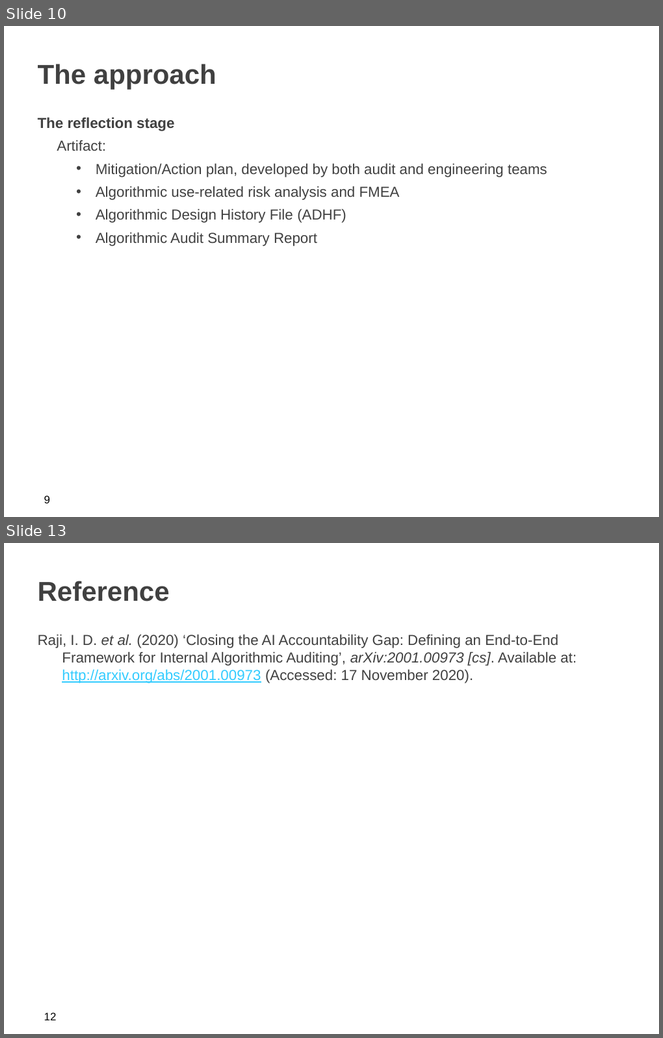
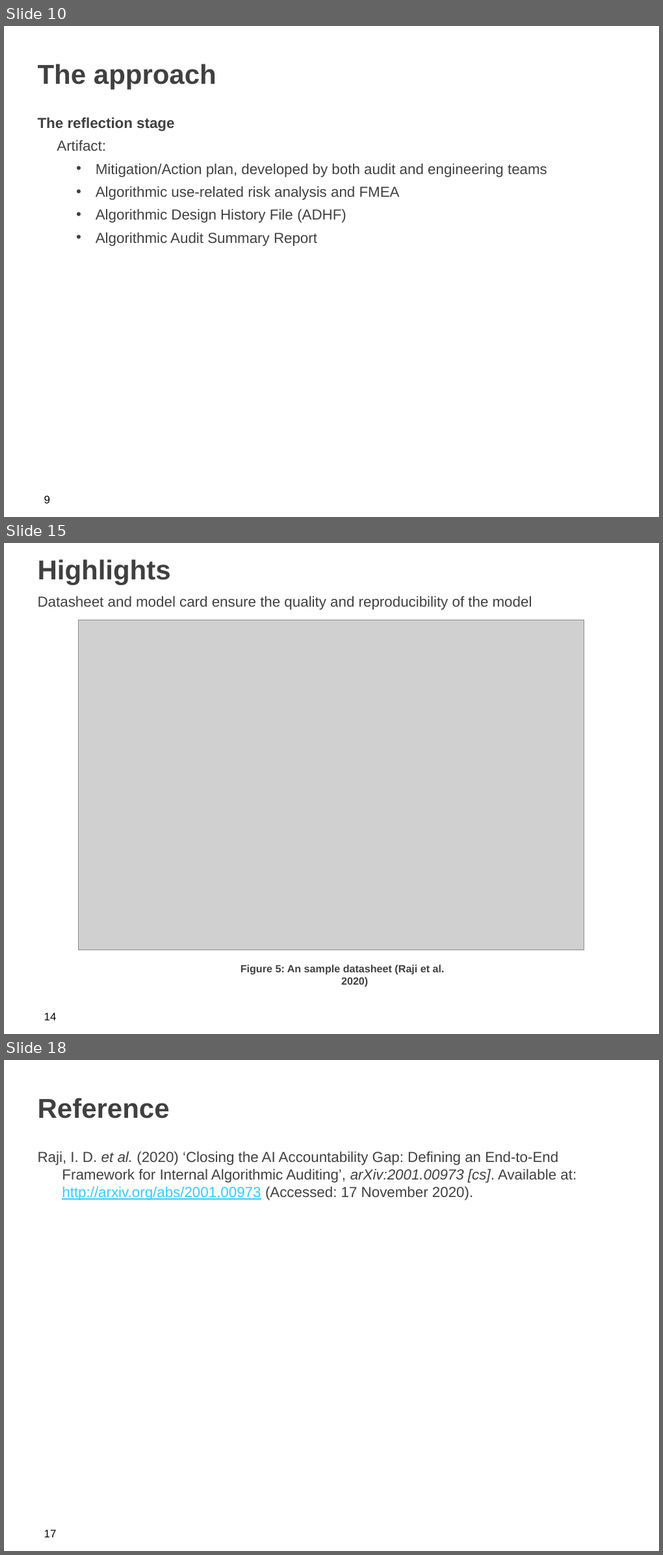
Before and after one commit to iamzifei/research, a slide deck: paper/Closing the AI Accountability Gap.pptx. Shown one above the other, each under a label of ours: slides 10 and 13 before the commit, slides 10, 15 and 18 after it; the slides between them are not shown. The pictures are 663x1038 and 663x1555 pixels, drawn with LibreOffice and Linux fonts; fonts in the diff are those of the drawing; grey boxes stand for pictures; background and template pictures are left out. Boxes give left, top, right and bottom in pixels: in the first picture for what was removed or moved away, otherwise in the second. Text is boxed around its words. In the diff, an @@ line names an element or a change of style, - is before the commit and + after.

```diff
--- a/paper/Closing the AI Accountability Gap.pptx
+++ b/paper/Closing the AI Accountability Gap.pptx
@@ slide 15 added at bbox=[4, 543, 659, 1034], background picture (left out) @@
@@ title added at bbox=[38, 559, 171, 585], 30 pt, text #404040, bold @@
+Highlights
@@ text added at bbox=[38, 596, 532, 610], 16 pt, text #404040 @@
+Datasheet and model card ensure the quality and reproducibility of the model
@@ picture added at bbox=[79, 620, 584, 951] @@
@@ text added at bbox=[241, 965, 445, 988], 11.5 pt, text #404040, bold @@
+Figure 5: An sample datasheet (Raji et al. 2020)
@@ page number added at bbox=[44, 1013, 57, 1021], 12 pt, text #000000 @@
+14
@@ what was slide 13 is now slide 18 @@
@@ page number at bbox=[44, 1530, 57, 1538]: text changed @@
-12
+17
```
Also in this commit, not shown: 5 slides changed, 4 other slides added.
